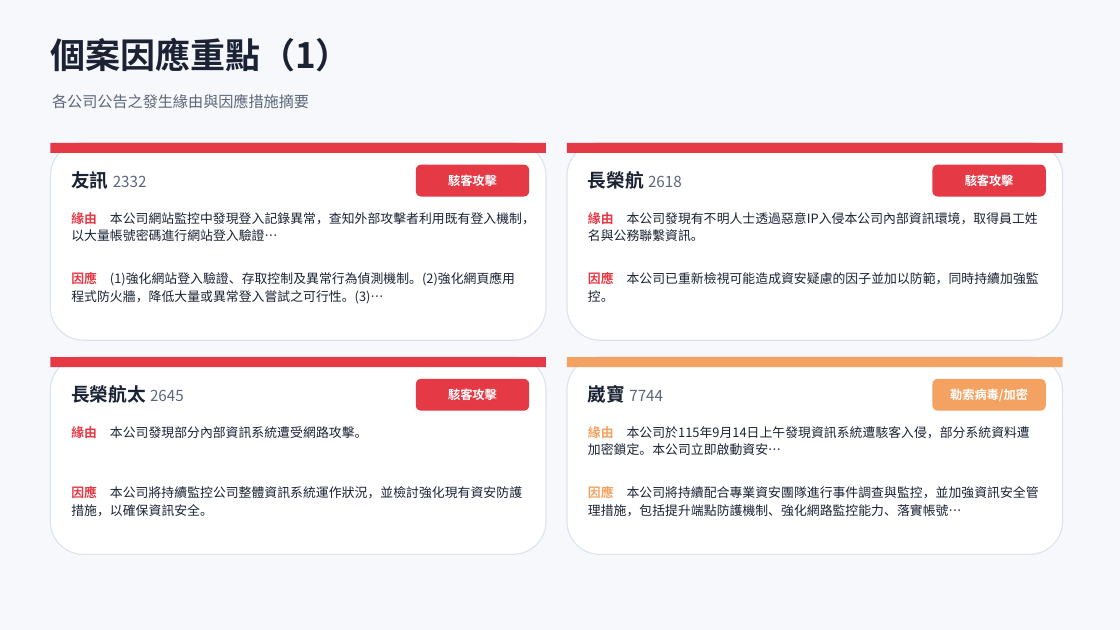
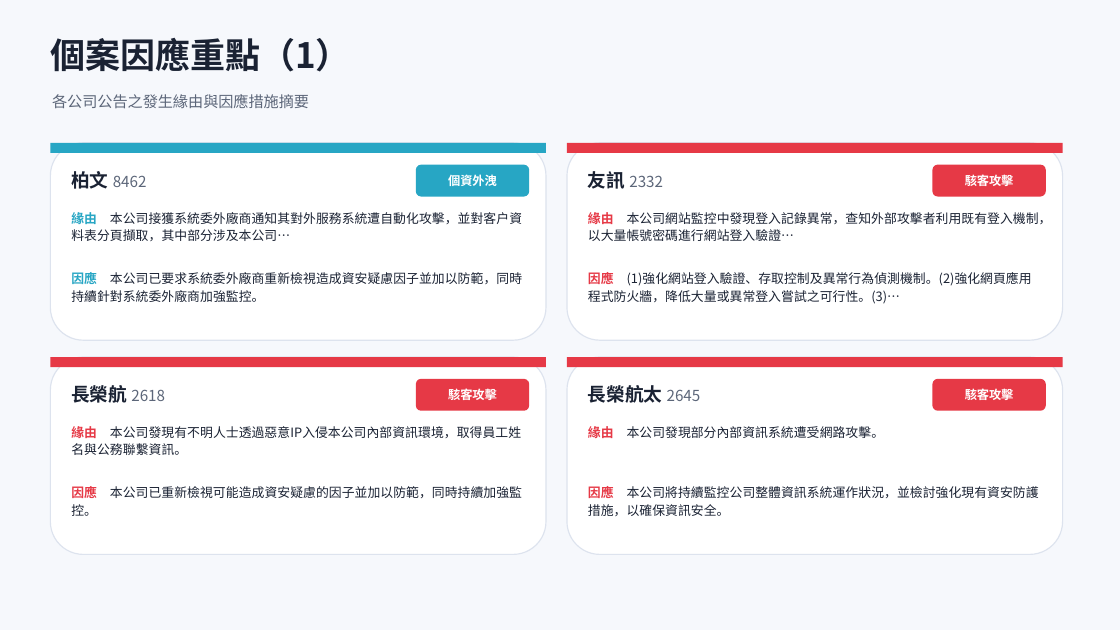
Before and after one commit to Johnnylin77/mops-isec-monitor, a slide deck: slide 6 of 資安事件因應分析.pptx. Drawn at 1120x630 pixels with LibreOffice and Linux fonts; fonts in the diff are those of the drawing. Boxes give left, top, right and bottom in pixels: in the first picture for what was removed or moved away, otherwise in the second. Text is boxed around its words. In the diff, an @@ line names an element or a change of style, - is before the commit and + after.

```diff
--- a/資安事件因應分析.pptx
+++ b/資安事件因應分析.pptx
@@ rectangle at box(50, 143, 546, 153): fill #E63946 to #27A6C4 @@
@@ text at box(71, 171, 147, 189): text changed @@
-友訊 2332
+柏文 8462
@@ rounded rectangle at box(416, 165, 529, 197): fill #E63946 to #27A6C4 @@
@@ text at box(448, 174, 497, 186): text changed @@
-駭客攻擊
+個資外洩
@@ text at box(588, 171, 663, 189): text changed @@
-長榮航 2618
+友訊 2332
@@ text at box(71, 212, 522, 241): text changed @@
-緣由 本公司網站監控中發現登入記錄異常，查知外部攻擊者利用既有登入機制，以大量帳號密碼進行網站登入驗證…
+緣由 本公司接獲系統委外廠商通知其對外服務系統遭自動化攻擊，並對客戶資料表分頁擷取，其中部分涉及本公司…
@@ text at box(588, 212, 1052, 241): text changed @@
-緣由 本公司發現有不明人士透過惡意IP入侵本公司內部資訊環境，取得員工姓名與公務聯繫資訊。
+緣由 本公司網站監控中發現登入記錄異常，查知外部攻擊者利用既有登入機制，以大量帳號密碼進行網站登入驗證…
@@ text at box(71, 270, 522, 302): text changed @@
-因應 (1)強化網站登入驗證、存取控制及異常行為偵測機制。(2)強化網頁應用程式防火牆，降低大量或異常登入嘗試之可行性。(3)…
+因應 本公司已要求系統委外廠商重新檢視造成資安疑慮因子並加以防範，同時持續針對系統委外廠商加強監控。
@@ text at box(588, 272, 1032, 304): text changed @@
-因應 本公司已重新檢視可能造成資安疑慮的因子並加以防範，同時持續加強監控。
+因應 (1)強化網站登入驗證、存取控制及異常行為偵測機制。(2)強化網頁應用程式防火牆，降低大量或異常登入嘗試之可行性。(3)…
@@ rectangle at box(567, 357, 1063, 367): fill #F4A261 to #E63946 @@
@@ text at box(71, 385, 165, 403): text changed; size 16 to 13 pt; text colour #1A2233 to #5C6679; bold off @@
-長榮航太 2645
+長榮航 2618
@@ text at box(588, 385, 701, 403): text changed; size 13 to 16 pt; text colour #5C6679 to #1A2233; bold on @@
-崴寶 7744
+長榮航太 2645
@@ rounded rectangle at box(933, 379, 1046, 411): fill #F4A261 to #E63946 @@
@@ text at box(965, 389, 1014, 400): text changed @@
-勒索病毒/加密
+駭客攻擊
@@ text at box(71, 426, 521, 455): text changed @@
-緣由 本公司發現部分內部資訊系統遭受網路攻擊。
+緣由 本公司發現有不明人士透過惡意IP入侵本公司內部資訊環境，取得員工姓名與公務聯繫資訊。
@@ text at box(588, 426, 885, 438): text changed @@
-緣由 本公司於115年9月14日上午發現資訊系統遭駭客入侵，部分系統資料遭加密鎖定。本公司立即啟動資安…
+緣由 本公司發現部分內部資訊系統遭受網路攻擊。
@@ text at box(71, 486, 522, 498): text changed @@
-因應 本公司將持續監控公司整體資訊系統運作狀況，並檢討強化現有資安防護措施，以確保資訊安全。
+因應 本公司已重新檢視可能造成資安疑慮的因子並加以防範，同時持續加強監控。
@@ text at box(588, 486, 1039, 516): text changed @@
-因應 本公司將持續配合專業資安團隊進行事件調查與監控，並加強資訊安全管理措施，包括提升端點防護機制、強化網路監控能力、落實帳號…
+因應 本公司將持續監控公司整體資訊系統運作狀況，並檢討強化現有資安防護措施，以確保資訊安全。
```
Also in this commit, not shown: 6 other slides changed, 2 other files.
